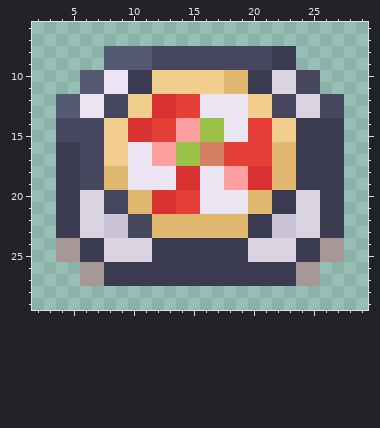
Pixel-art sprite -- public/assets/pizza.png. The picture above is the old version.
The file is 32x32 pixels. Shown: x 2..29, y 6..29.
And afterwards:
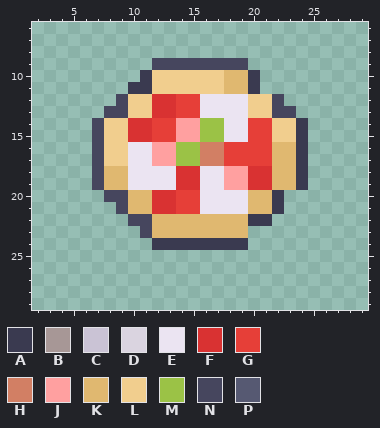
Palette (. is transparent): A #3a3a50  B #a79796  C #cac3d5  D #dad4e0  E #ebe4f2  F #d93232  G #e63f38  H #d27f64  J #ffa0a0  K #e0b870  L #f1ce8e  M #9bc246  N #46465e  P #565972
The edit:
{"y":8,"x":8,"old":"PPPPNNNNNNNNNNAA","new":"................"}
{"y":9,"x":8,"old":"PPPP","new":"...."}
{"y":9,"x":20,"old":"NNAA","new":"...."}
{"y":10,"x":6,"old":"PPEEA","new":"....."}
{"y":10,"x":21,"old":"ADDNN","new":"....."}
{"y":11,"x":6,"old":"PPEE","new":"...."}
{"y":11,"x":21,"old":"ADDNN","new":"....."}
{"y":12,"x":4,"old":"PPEEN","new":"....."}
{"y":12,"x":23,"old":"NDDNN","new":"....."}
{"y":13,"x":4,"old":"PPEE","new":"...."}
{"y":13,"x":24,"old":"DDNN","new":"...."}
{"y":14,"x":4,"old":"NNN","new":"..."}
{"y":14,"x":25,"old":"AAA","new":"..."}
{"y":15,"x":4,"old":"NNN","new":"..."}
{"y":15,"x":25,"old":"AAA","new":"..."}
{"y":16,"x":4,"old":"AAN","new":"..."}
{"y":16,"x":25,"old":"AAA","new":"..."}
{"y":17,"x":4,"old":"AAN","new":"..."}
{"y":17,"x":25,"old":"AAA","new":"..."}
{"y":18,"x":4,"old":"AAN","new":"..."}
{"y":18,"x":25,"old":"AAA","new":"..."}
{"y":19,"x":4,"old":"AAN","new":"..."}
{"y":19,"x":25,"old":"AAA","new":"..."}
{"y":20,"x":4,"old":"AADD","new":"...."}
{"y":20,"x":23,"old":"ADDAA","new":"....."}
{"y":21,"x":4,"old":"AADDN","new":"....."}
{"y":21,"x":23,"old":"ADDAA","new":"....."}
{"y":22,"x":4,"old":"AADDCC","new":"......"}
{"y":22,"x":22,"old":"CCDDAA","new":"......"}
{"y":23,"x":4,"old":"AADDCCN","new":"......."}
{"y":23,"x":20,"old":"AACCDDAA","new":"........"}
{"y":24,"x":4,"old":"BBAADDDD","new":"........"}
{"y":24,"x":20,"old":"DDDDAABB","new":"........"}
{"y":25,"x":4,"old":"BBAADDDDAAAAAAAADDDDAABB","new":"........................"}
{"y":26,"x":6,"old":"BBAAAAAAAAAAAAAAAABB","new":"...................."}
{"y":27,"x":6,"old":"BBAAAAAAAAAAAAAAAABB","new":"...................."}
